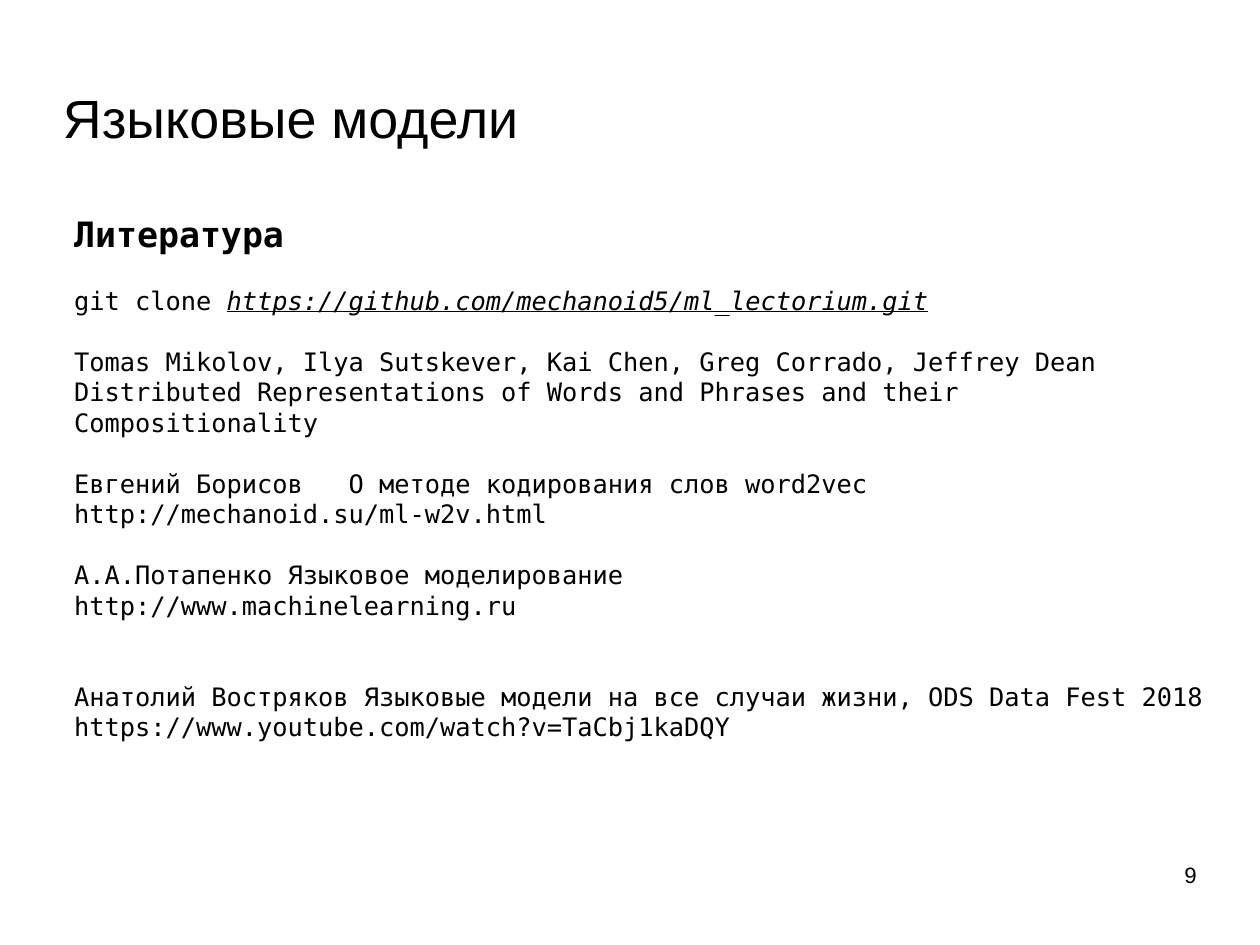
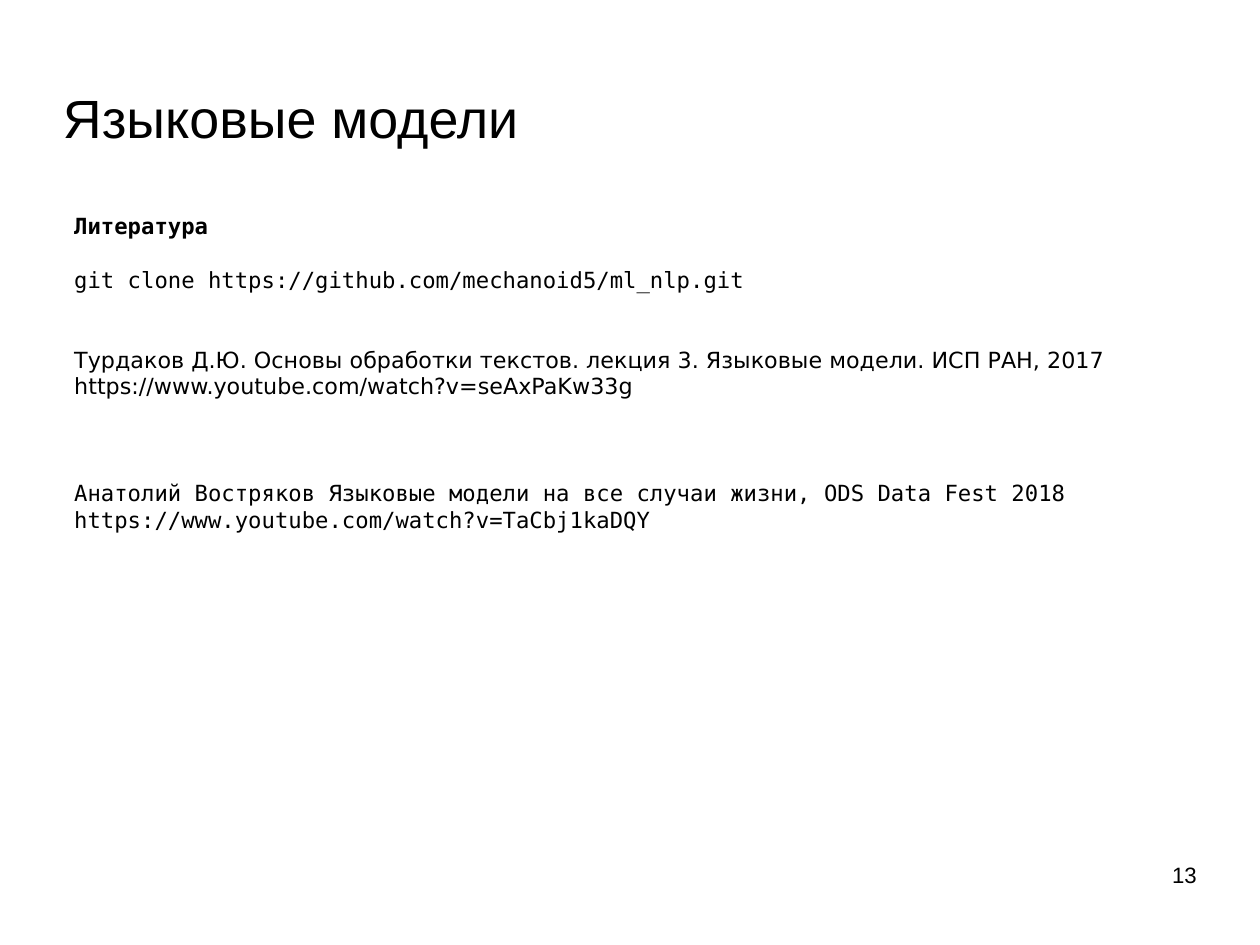
Before and after one commit to mechanoid5/ml_nlp_2022, a slide deck: slide 13 of 05-lang-model.odp (slide 9 before the commit). Drawn at 1260x945 pixels with LibreOffice and Linux fonts; fonts in the diff are those of the drawing; background and template pictures are left out. Boxes give left, top, right and bottom in pixels: in the first picture for what was removed or moved away, otherwise in the second. Text is boxed around its words. In the diff, an @@ line names an element or a change of style, - is before the commit and + after.

```diff
--- a/05-lang-model.odp
+++ b/05-lang-model.odp
@@ text at (74, 217, 1065, 533): size 22 to 14 pt in "Литература"; size 16 to 14 pt in "Анатолий Востряков Языковые модели на все случаи ...", "https://www.youtube.com/watch?v=TaCbj1kaDQY" @@
@@ text at (74, 271, 1104, 399): text changed; size 16 to 14 pt; font DejaVu Sans Mono to DejaVu Sans @@
-git clone https://github.com/mechanoid5/ml_lectorium.git
-Tomas Mikolov, Ilya Sutskever, Kai Chen, Greg Corrado, Jeffrey Dean
-Distributed Representations of Words and Phrases and their Compositionality
-Евгений Борисов О методе кодирования слов word2vec
-http://mechanoid.su/ml-w2v.html
-А.А.Потапенко Языковое моделирование
-http://www.machinelearning.ru
+git clone https://github.com/mechanoid5/ml_nlp.git
+Турдаков Д.Ю. Основы обработки текстов. лекция 3. Языковые модели. ИСП РАН, 2017
+https://www.youtube.com/watch?v=seAxPaKw33g
@@ page number at (1172, 867, 1197, 884): text changed @@
-9
+13
```
Also in this commit, not shown: 4 other slides changed, 5 slides added, 2 slides removed, 1 other file.
